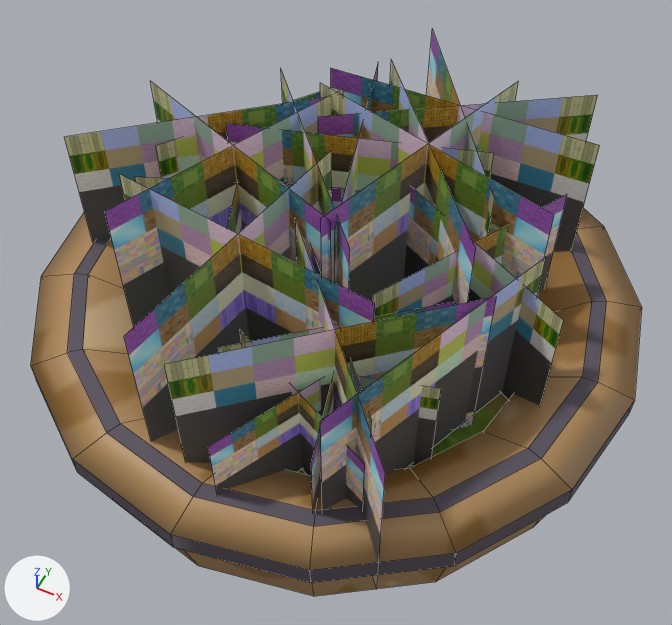
A saved change to the FBX model Assets/Content/Cleaning/Models/Planter_Tree_01.fbx.
Camera for both pictures: a camera (50 mm lens) standing at (0.946, -1.897, 2.549) and looking at (0.042, -0.089, 0.289). Every picture has the same lights, and +X, +Y and +Z are marked at lower left. The picture after the commit comes second. Mesh edges are drawn as thin lines. Where no turn or scale is listed for an object, it has been applied to the vertices.

The scene before the commit, as lines of its bpy script (objects in view):
```python
me_cylinder_002 = bpy.data.meshes.new('Cylinder.002')
me_cylinder_002.from_pydata(...)  # 16 vertices, 1 face; spans x -0.675..0.675, y -0.675..0.675, z 0.114
me_cylinder_002.materials.append(mat_atlas)  # picture img_atlas_01_png
me_cylinder_003 = bpy.data.meshes.new('Cylinder.003')
me_cylinder_003.from_pydata(...)  # 128 vertices, 112 faces; spans x -1.0..1.0, y -1.0..1.0, z -0.01..0.33
me_cylinder_003.materials.append(mat_atlas)  # picture img_atlas_01_png
me_plane_002 = bpy.data.meshes.new('Plane.002')
me_plane_002.from_pydata(...)  # 120 vertices, 30 faces; spans x -0.85..0.75, y -0.85..0.9, z -0.03..0.62
me_plane_002.materials.append(mat_atlas)  # picture img_atlas_01_png
ob_grass = bpy.data.objects.new('Grass', me_plane_002)
ob_grass.location = (0.0, 0.0, 0.174)
ob_grassplane = bpy.data.objects.new('GrassPlane', me_cylinder_002)
ob_grassplane.location = (0.0, 0.0, -0.027)
ob_planter = bpy.data.objects.new('Planter', me_cylinder_003)
ob_planter.location = (0.0, 0.0, -0.027)
```
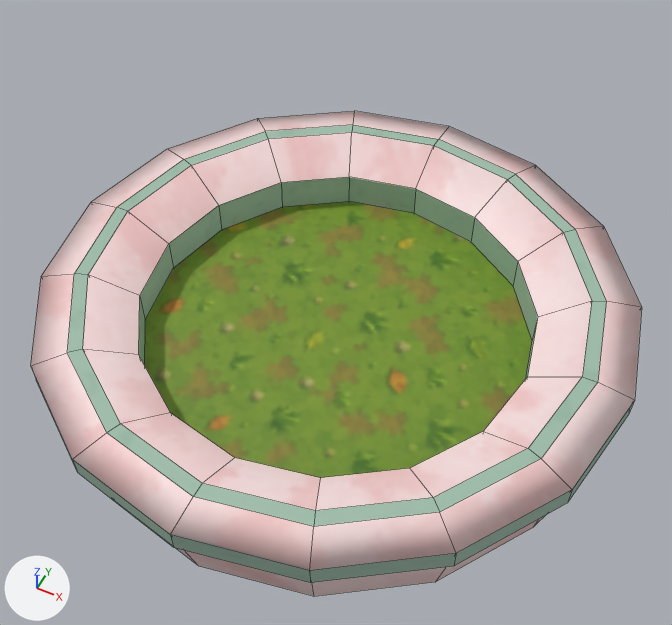
The newer file is also turned or shifted as a whole; pictures and numbers use the older file's frame.

Changed parts and their boxes [x1, y1, x2, y2] in the pictures (672 x 625 px):
'Planter', reshaped
    before: [31, 208, 641, 596]
    after: [31, 111, 641, 596]
'Grass', deleted
    before: [64, 29, 600, 588]
'GrassPlane', deleted (mostly hidden)
    before: [298, 393, 508, 475]
part 1 of me_cylinder_003, added (green)
    after: [145, 201, 532, 478]
part 2 of me_cylinder_003, surface changed (brown to white)
    before: [31, 208, 641, 596]
    after: [31, 111, 641, 596]

Patch to the scene script:
```diff
--- a/Assets/Content/Cleaning/Models/Planter_Tree_01.fbx.py
+++ b/Assets/Content/Cleaning/Models/Planter_Tree_01.fbx.py
@@ me_cylinder_003 @@
 # used by ob_planter; location = (0.0, 0.0, -0.027)
-me_cylinder_003.from_pydata(...)  # 128 vertices, 112 faces; spans x -1.0..1.0, y -1.0..1.0, z -0.01..0.33
+me_cylinder_003.from_pydata(...)  # 144 vertices, 113 faces; spans x -1.0..1.0, y -1.0..1.0, z -0.01..0.33
+# me_cylinder_003 part 1: a new loose piece of 16 vertices spanning x -0.67..0.67, y -0.67..0.67, z 0.11, in mat_atlas (picture img_atlas_01_png)
+# me_cylinder_003 part 2: 112 kept faces spanning x -1.0..1.0, y -1.0..1.0, z -0.01..0.33 get new texture (UV) coordinates
 me_cylinder_003.materials.append(mat_atlas)
@@ ob_grassplane @@
-ob_grassplane = bpy.data.objects.new('GrassPlane', me_cylinder_002)
-ob_grassplane.location = (0.0, 0.0, -0.027)
@@ ob_grass @@
-ob_grass = bpy.data.objects.new('Grass', me_plane_002)
-ob_grass.location = (0.0, 0.0, 0.174)
```
